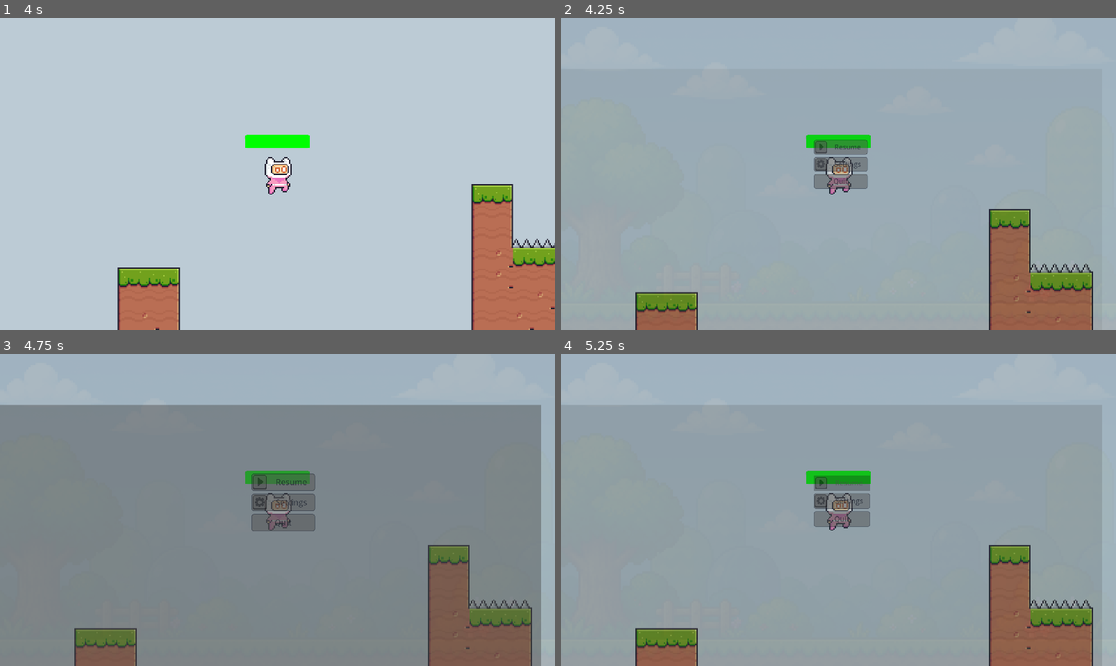
Above: before the commit, frames 1-4 (two rows, left to right).
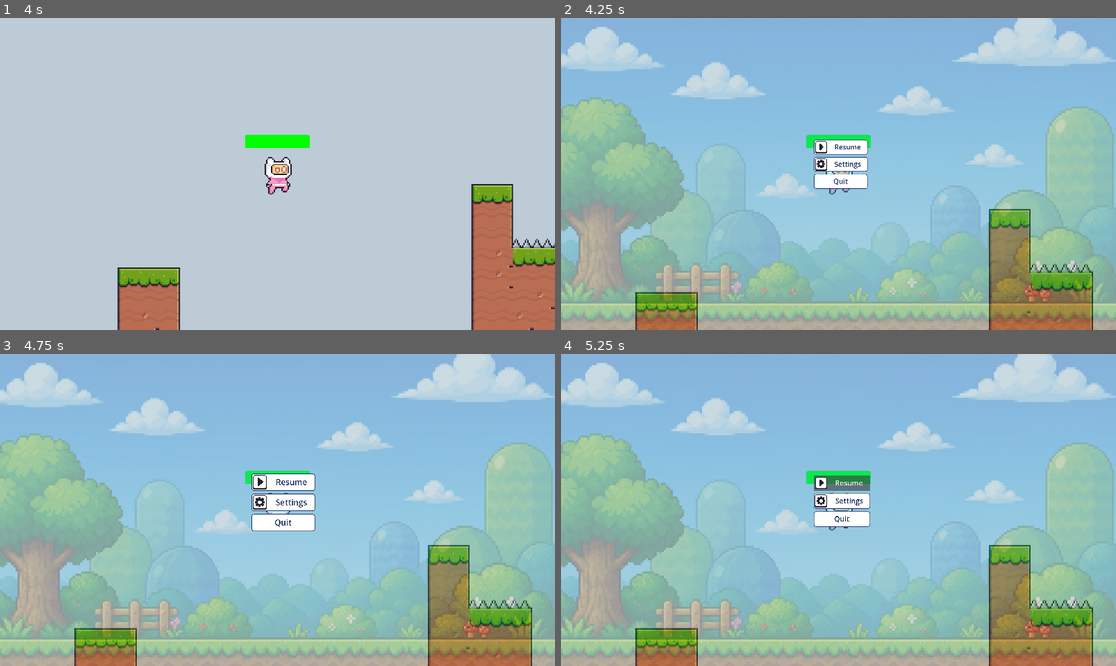
Above: after the commit, the same moments.

Repository: higginscameron/CSCI-4350-Project
Game: Godot game, scene res://scenes/level_1.tscn
Two runs of this game, one before a commit and one after it. Both use one fixed random seed, a clock stepped at 60 frames per second and the inputs below.
Inputs:
- Up to frame 1 (4 s): hold D (move_right) 0.53-2.03 s; tap Space (jump) at 0.77, 1.52, 3.02, 3.77 s; hold A (move_left) 2.03-2.78 s; hold D (move_right) from 2.78 s (still down)
- Up to frame 2 (4.25 s): keep holding D (move_right); tap Escape (pause) at 4.15 s
- Up to frame 3 (4.75 s): release D (move_right) at 4.28 s; hold A (move_left) from 4.28 s (still down); tap Space (jump) at 4.52 s
- Up to frame 4 (5.25 s): release A (move_left) at 5 s; click "Resume" at 5 s

Frame 1 is identical in both runs. In frame 2, 76% of the frame differs, in the area x 0-100%, y 0-100%; in frame 3, 98%; in frame 4, 88%.

Commit message:
Match pause menu node settings to Test_Pause_music
Pause's dimming modulate, ColorRect's translucency, VBoxContainer
alignment, and ColorRect2 (dropped in favor of the new TextureRect
backdrop) now mirror Test_Pause_music exactly, so the ported pause
menu renders as designed instead of double-tinted by the old
develop-only modulate override.

Co-Authored-By: Claude Sonnet 5 <noreply@anthropic.com>

Diff:
--- a/scenes/level_1.tscn
+++ b/scenes/level_1.tscn
@@ -2,15 +2,15 @@
 
 [ext_resource type="Texture2D" uid="uid://dc818j0k37vqe" path="res://scenes/Background/Blue.png" id="1_5xbjy"]
 [ext_resource type="Texture2D" uid="uid://bnsi6djwvmibv" path="res://maps/Terrain/Terrain (16x16).png" id="2_bswci"]
-[ext_resource type="PackedScene" uid="uid://fixpp5ql24js" path="res://actors/player/player.tscn" id="3_rus8k"]
+[ext_resource type="PackedScene" uid="uid://bs87mqtpc7ufg" path="res://actors/player/player.tscn" id="3_rus8k"]
 [ext_resource type="PackedScene" uid="uid://bwhnogy2vjr5a" path="res://actors/player/health/health_bar.tscn" id="4_4nkto"]
 [ext_resource type="Script" uid="uid://sg35pbwlo4ix" path="res://scenes/pause.gd" id="4_5xbjy"]
 [ext_resource type="PackedScene" path="res://actors/traps/spikes.tscn" id="6_fcfvj"]
-[ext_resource type="PackedScene" uid="uid://gli5nttuh6g6" path="res://actors/traps/saw.tscn" id="6_pa8r4"]
+[ext_resource type="PackedScene" path="res://actors/traps/saw.tscn" id="6_pa8r4"]
+[ext_resource type="AudioStream" uid="uid://dlq8rqravocnr" path="res://audio/LEGO Ninjago Overture (Original Score).mp3" id="10_music"]
+[ext_resource type="Texture2D" uid="uid://caj1enip18510" path="res://scenes/Background/Pause_Menu1.png" id="10_pausebg"]
 [ext_resource type="Texture2D" uid="uid://dn6je6th7mrkx" path="res://assets/Menu/Buttons/Play.png" id="10_playicon"]
-[ext_resource type="Texture2D" uid="uid://caj1enip18510" path="res://scenes/Background/Pause_Menu1.png" id="10_pausebg"]
 [ext_resource type="Texture2D" uid="uid://cxj1b4onp01rw" path="res://assets/Menu/Buttons/Settings.png" id="10_settingsicon"]
-[ext_resource type="AudioStream" uid="uid://dlq8rqravocnr" path="res://audio/LEGO Ninjago Overture (Original Score).mp3" id="10_music"]
 
 [sub_resource type="TileSetAtlasSource" id="TileSetAtlasSource_rus8k"]
 texture = ExtResource("2_bswci")
@@ -207,6 +207,18 @@
 physics_layer_0/collision_layer = 1
 sources/0 = SubResource("TileSetAtlasSource_rus8k")
 
+[sub_resource type="StyleBoxFlat" id="StyleBoxFlat_pausebtn"]
+bg_color = Color(1, 1, 1, 1)
+border_width_left = 2
+border_width_top = 2
+border_width_right = 2
+border_width_bottom = 2
+border_color = Color(0.101960786, 0.16470589, 0.36862746, 1)
+corner_radius_top_left = 8
+corner_radius_top_right = 8
+corner_radius_bottom_right = 8
+corner_radius_bottom_left = 8
+
 [sub_resource type="Animation" id="Animation_4nkto"]
 length = 0.001
 tracks/0/type = "value"
@@ -299,18 +311,6 @@
 &"pause_out": SubResource("Animation_pa8r4")
 }
 
-[sub_resource type="StyleBoxFlat" id="StyleBoxFlat_pausebtn"]
-bg_color = Color(1, 1, 1, 1)
-border_width_left = 2
-border_width_top = 2
-border_width_right = 2
-border_width_bottom = 2
-border_color = Color(0.101960786, 0.16470589, 0.36862746, 1)
-corner_radius_top_left = 8
-corner_radius_top_right = 8
-corner_radius_bottom_right = 8
-corner_radius_bottom_left = 8
-
 [node name="Level1" type="Node2D" unique_id=1839125871]
 
 [node name="Background" type="Sprite2D" parent="." unique_id=100923810]
@@ -338,8 +338,6 @@
 
 [node name="Pause" type="Control" parent="PauseLayer" unique_id=660066186]
 process_mode = 3
-modulate = Color(0.3137255, 0.3137255, 0.3137255, 0.47058824)
-self_modulate = Color(0.3137255, 0.3137255, 0.3137255, 0.47058824)
 layout_mode = 3
 anchors_preset = 15
 anchor_right = 1.0
@@ -362,27 +360,12 @@
 stretch_mode = 6
 
 [node name="ColorRect" type="ColorRect" parent="PauseLayer/Pause" unique_id=702747968]
+modulate = Color(1, 1, 1, 0.12156863)
+self_modulate = Color(1, 1, 1, 0.1254902)
 layout_mode = 1
 anchors_preset = 15
 anchor_right = 1.0
 anchor_bottom = 1.0
-offset_left = -48.0
-offset_top = 176.0
-offset_right = -48.0
-offset_bottom = 176.0
-grow_horizontal = 2
-grow_vertical = 2
-color = Color(1, 1, 1, 0)
-
-[node name="ColorRect2" type="ColorRect" parent="PauseLayer/Pause" unique_id=933584363]
-layout_mode = 1
-anchors_preset = 15
-anchor_right = 1.0
-anchor_bottom = 1.0
-offset_left = -48.0
-offset_top = 176.0
-offset_right = -48.0
-offset_bottom = 176.0
 grow_horizontal = 2
 grow_vertical = 2
 color = Color(1, 1, 1, 0)
@@ -410,6 +393,7 @@
 [node name="VBoxContainer" type="VBoxContainer" parent="PauseLayer/Pause/MarginContainer" unique_id=244477715]
 layout_mode = 2
 theme_override_constants/separation = 10
+alignment = 1
 
 [node name="Resume" type="Button" parent="PauseLayer/Pause/MarginContainer/VBoxContainer" unique_id=1372943694]
 process_mode = 3
